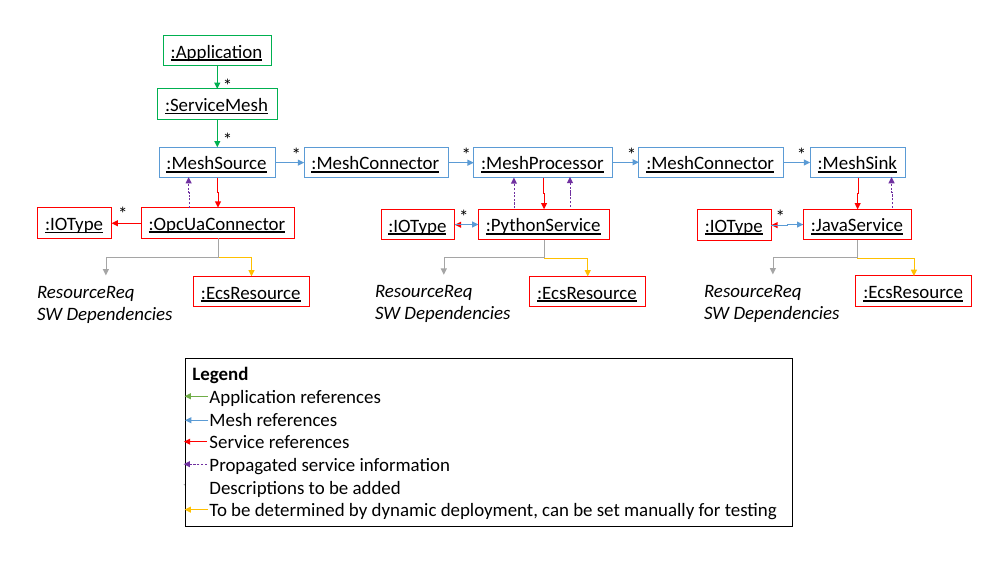
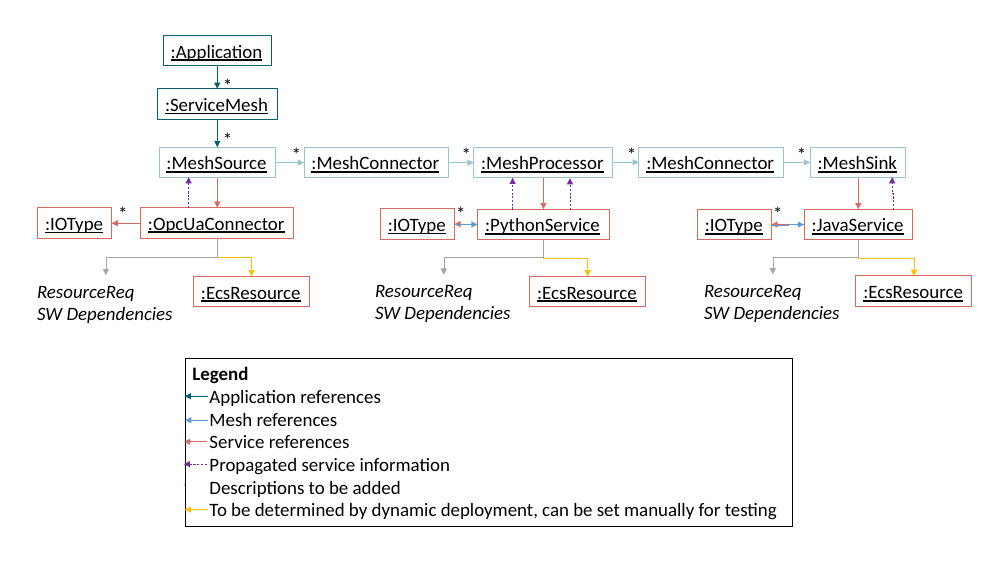
Before and after one commit to iip-ecosphere/platform, a slide deck: slide 30 of platform/documentation/src/HandbookFigures.pptx. Drawn at 1008x567 pixels with LibreOffice and Linux fonts; fonts in the diff are those of the drawing. Boxes give left, top, right and bottom in pixels: in the first picture for what was removed or moved away, otherwise in the second. Text is boxed around its words. In the diff, an @@ line names an element or a change of style, - is before the commit and + after.

```diff
--- a/platform/documentation/src/HandbookFigures.pptx
+++ b/platform/documentation/src/HandbookFigures.pptx
@@ rectangle ":Application" at box(163, 36, 271, 66): outline #00B050 0.75 pt to #086171 0.75 pt @@
@@ rectangle ":ServiceMesh" at box(157, 89, 277, 119): outline #00B050 0.75 pt to #086171 0.75 pt @@
@@ elbow arrow (218, 66) - (218, 89): stroke #00B050 0.5 pt to #086171 0.5 pt @@
@@ elbow arrow (218, 119) - (218, 147): stroke #00B050 0.5 pt to #086171 0.5 pt @@
@@ outline #5B9BD5 0.75 pt to #9CC5D1 0.75 pt in 5 elements at box(159, 147, 275, 178), box(474, 147, 613, 178), box(304, 147, 448, 178), box(811, 147, 906, 178), box(639, 147, 783, 178) @@
@@ elbow arrow (218, 178) - (217, 208): stroke #FF0000 0.5 pt to #D76A63 0.5 pt; route changed @@
@@ elbow arrow (276, 163) - (304, 163): stroke #5B9BD5 0.5 pt to #9CC5D1 0.5 pt @@
@@ elbow arrow (449, 163) - (474, 163): stroke #5B9BD5 0.5 pt to #9CC5D1 0.5 pt @@
@@ elbow arrow (513, 209) - (513, 178): route changed @@
@@ elbow arrow (544, 178) - (544, 209): stroke #FF0000 0.5 pt to #D76A63 0.5 pt; route changed @@
@@ elbow arrow moved from (571, 207) - (570, 177) to (570, 210) - (570, 178) @@
@@ elbow arrow (613, 163) - (639, 163): stroke #5B9BD5 0.5 pt to #9CC5D1 0.5 pt @@
@@ elbow arrow (783, 163) - (811, 163): stroke #5B9BD5 0.5 pt to #9CC5D1 0.5 pt @@
@@ elbow arrow (858, 178) - (858, 209): stroke #FF0000 0.5 pt to #D76A63 0.5 pt; route changed @@
@@ elbow arrow (893, 210) - (892, 177): route changed @@
@@ outline #FF0000 0.75 pt to #D76A63 0.75 pt in 9 elements at box(194, 277, 309, 307), box(530, 277, 646, 307), box(856, 276, 972, 306), box(38, 208, 112, 238), box(478, 209, 609, 240), box(805, 209, 913, 240), box(141, 208, 294, 238), box(697, 209, 771, 240), box(380, 209, 454, 239) @@
@@ text "*": place and size @@
-text "*" at box(451, 201, 476, 231)
+text "*" at box(449, 197, 474, 228)
@@ elbow arrow (217, 238) - (106, 275): route changed @@
@@ elbow arrow (141, 223) - (112, 223): stroke #FF0000 0.5 pt to #D76A63 0.5 pt @@
@@ elbow arrow (217, 238) - (252, 277): route changed @@
@@ elbow arrow (454, 225) - (478, 225): route changed @@
@@ elbow arrow (478, 225) - (454, 225): stroke #FF0000 0.5 pt to #D76A63 0.5 pt; route changed @@
@@ elbow arrow (805, 225) - (771, 225): stroke #FF0000 0.5 pt to #D76A63 0.5 pt; route changed @@
@@ elbow arrow (772, 225) - (805, 225): route changed @@
@@ elbow arrow (544, 240) - (444, 274): route changed @@
@@ elbow arrow (544, 240) - (588, 277): route changed @@
@@ elbow arrow (858, 240) - (773, 274): route changed @@
@@ elbow arrow (858, 240) - (914, 276): route changed @@
@@ elbow arrow (208, 396) - (185, 396): stroke #70AD47 0.5 pt to #086171 0.5 pt @@
@@ elbow arrow (207, 442) - (184, 442): stroke #FF0000 0.5 pt to #D76A63 0.5 pt @@
```
Also in this commit, not shown: 6 other slides changed, 2 other files.
